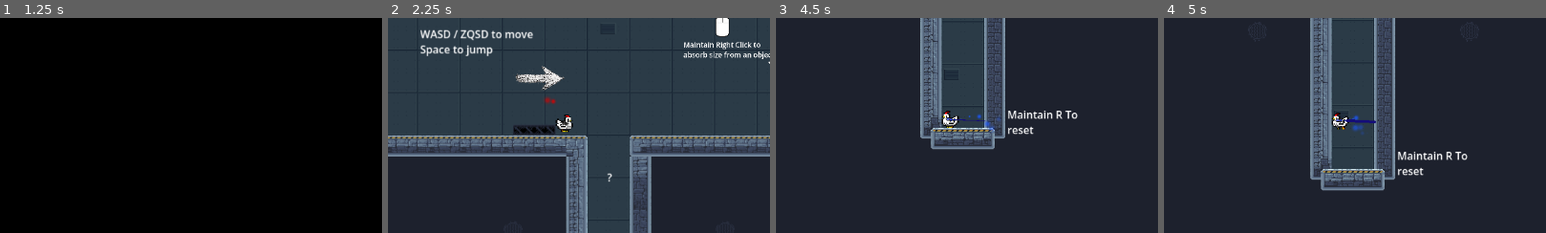
Above: before the commit, frames 1-4 (left to right).
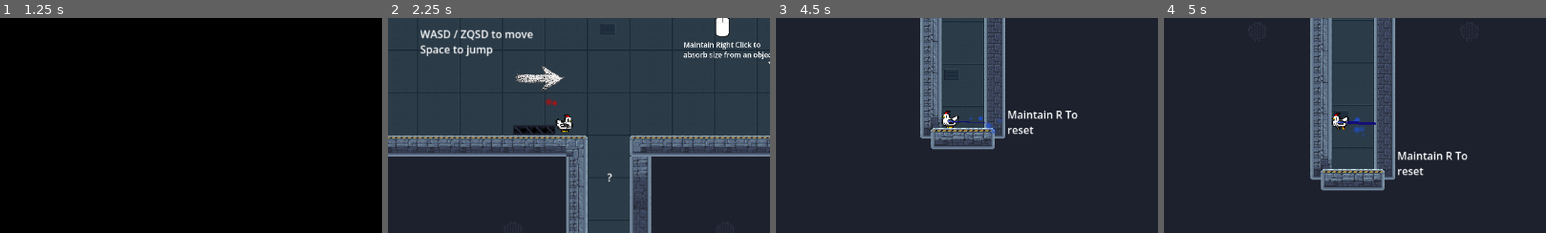
Above: after the commit, the same moments.

Repository: mgi-dev/size-them-up
Game: Godot game, scene res://scenes/levels/tutorial/intro_00.tscn
Two runs of this game, one before a commit and one after it. Both use one fixed random seed, a clock stepped at 60 frames per second and the inputs below. Sound files missing from this copy of the repository are replaced by a short silence.
Inputs (mouse positions are % of the whole screen's width and height, from its top left):
- Up to frame 1 (1.25 s): click (31, 15) at 0.5 s
- Up to frame 2 (2.25 s): tap Enter at 1.25, 2 s; move the mouse to (72, 45) at 1.27 s; hold D (player_move_right) 1.28-2.03 s; hold Tab (change_resize_mode) 1.28-2.03 s; tap Space (player_jump) at 1.52 s; move the mouse to (30, 55) at 2.02 s; hold S (player_down) from 2.03 s (still down); click (30, 55) at 2.1 s
- Up to frame 3 (4.5 s): tap Space (player_jump) at 2.27, 3.77 s; tap Enter at 2.75, 3.5, 4.25 s; move the mouse to (60, 28) at 2.77 s; release S (player_down) at 2.78 s; hold E (interact) 2.78-3.53 s; hold D (player_move_right) 2.78-4.28 s; move the mouse to (45, 70) at 3.52 s; tap W (player_climb) at 3.6 s; move the mouse to (80, 65) at 4.27 s; hold A (player_move_left) from 4.28 s (still down); hold Right mouse button (size_down) from 4.28 s (still down)
- Up to frame 4 (5 s): keep holding A (player_move_left); keep holding Right mouse button (size_down); tap Space (player_jump) at 4.52 s
The pictures show only the part of the screen within x 18-68%, y 38-88%; the shares and areas given below are measured in that part.

Frame 1 is identical in both runs. In frame 2, 0.1% of the frame differs, in the area x 41-48%, y 36-52%; in frame 3, 0.2%; in frame 4, 0.3%, in the area x 44-56%, y 45-56%.

Commit message:
move gun

Diff:
--- a/scenes/characters/player/player.tscn
+++ b/scenes/characters/player/player.tscn
@@ -204,6 +204,7 @@
 [node name="AudioFXPlayer" type="AudioStreamPlayer2D" parent="." unique_id=1470378959]
 
 [node name="ResizeGun" parent="." unique_id=621160300 instance=ExtResource("4_qd3e3")]
+position = Vector2(2, 3)
 
 [node name="ResetSceneIndicator" type="AnimatedSprite2D" parent="." unique_id=701908042]
 position = Vector2(-23, -34.000004)
